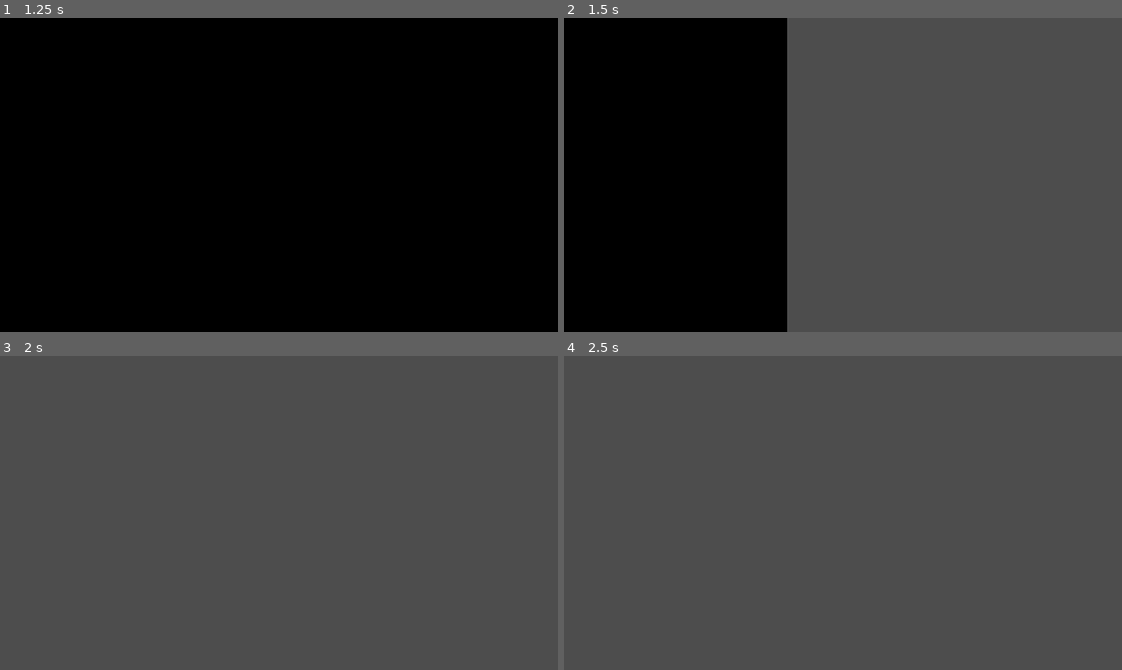
Above: before the commit, frames 1-4 (two rows, left to right).
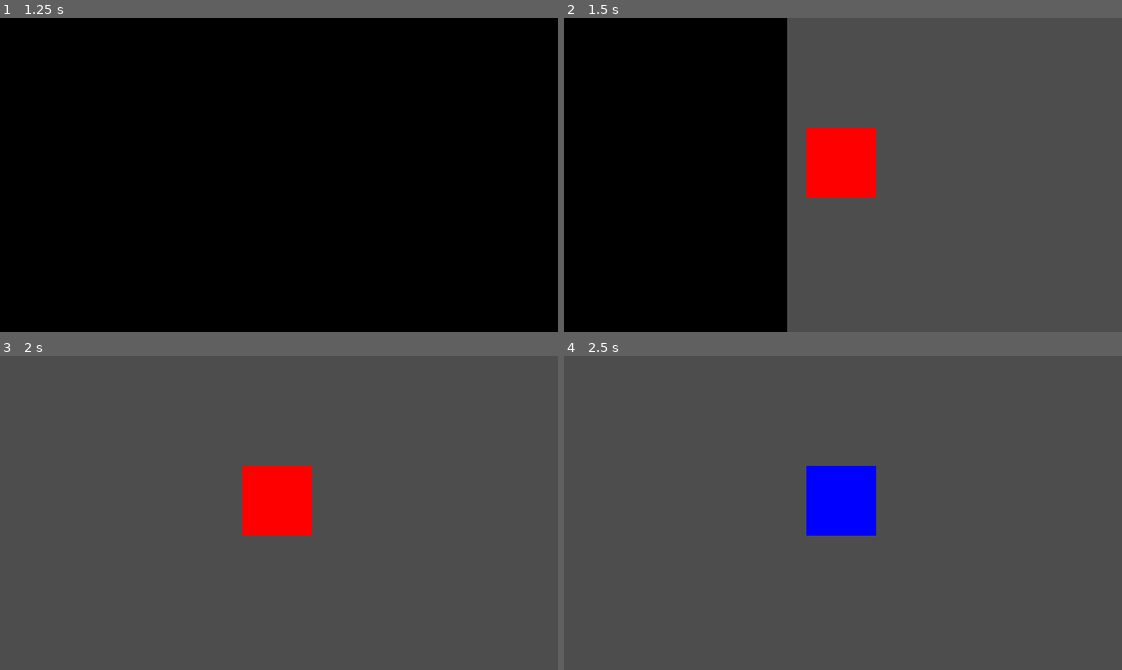
Above: after the commit, the same moments.

Repository: vitorascorrea/gmtk-jam-2024
Game: Godot game, scene res://screens/start_screen.tscn
Same seed, same stepped clock (60 frames per second), same inputs: the game is played once before the commit and once after it.
Inputs:
- Up to frame 1 (1.25 s): click "Start" at 0.5 s
- Up to frame 2 (1.5 s): tap Enter at 1.25 s
- Up to frame 3 (2 s): no input
- Up to frame 4 (2.5 s): tap Space at 2 s; hold Left (ui_left) from 2.03 s (still down)

Frame 1 is identical in both runs. In frame 2, 2.8% of the frame differs, in the area x 43-56%, y 35-58%; in frame 3, 2.8%; in frame 4, 2.8%.

Commit message:
Add base state machine

Diff:
--- a/dummy_scene.tscn
+++ b/dummy_scene.tscn
@@ -1,6 +1,7 @@
-[gd_scene load_steps=2 format=3 uid="uid://dbjbvg5qkdwa3"]
+[gd_scene load_steps=3 format=3 uid="uid://dbjbvg5qkdwa3"]
 
 [ext_resource type="PackedScene" uid="uid://dlbme2uvym6ce" path="res://screens/pause_menu.tscn" id="1_5eebt"]
+[ext_resource type="PackedScene" uid="uid://dd1ow35lkxmgb" path="res://entities/state_machine_example/state_machine_example.tscn" id="2_6vqfn"]
 
 [node name="DummyScene" type="Node2D"]
 
@@ -8,3 +9,5 @@
 visible = false
 offset_right = 320.0
 offset_bottom = 180.0
+
+[node name="StateMachineExample" parent="." instance=ExtResource("2_6vqfn")]
--- /dev/null
+++ b/entities/state_machine_example/blue_state.gd
@@ -0,0 +1,13 @@
+class_name BlueState extends State
+
+@export var color_rect: ColorRect
+@export var red_state: RedState
+
+
+func enter():
+	color_rect.color = Color.BLUE
+
+
+func update(delta: float) -> void:
+	if Input.is_action_just_pressed("ui_left"):
+		transitioned.emit(red_state)
--- /dev/null
+++ b/entities/state_machine_example/red_state.gd
@@ -0,0 +1,13 @@
+class_name RedState extends State
+
+@export var color_rect: ColorRect
+@export var blue_state: BlueState
+
+
+func enter():
+	color_rect.color = Color.RED
+
+
+func update(delta: float) -> void:
+	if Input.is_action_just_pressed("ui_left"):
+		transitioned.emit(blue_state)
--- /dev/null
+++ b/entities/state_machine_example/state_machine_example.tscn
@@ -0,0 +1,27 @@
+[gd_scene load_steps=4 format=3 uid="uid://dd1ow35lkxmgb"]
+
+[ext_resource type="Script" path="res://helpers/state_machine.gd" id="1_qvtgj"]
+[ext_resource type="Script" path="res://entities/state_machine_example/red_state.gd" id="2_n18f3"]
+[ext_resource type="Script" path="res://entities/state_machine_example/blue_state.gd" id="3_83ecg"]
+
+[node name="StateMachineExample" type="Node2D"]
+
+[node name="ColorRect" type="ColorRect" parent="."]
+offset_left = 139.0
+offset_top = 63.0
+offset_right = 179.0
+offset_bottom = 103.0
+
+[node name="StateMachine" type="Node" parent="ColorRect" node_paths=PackedStringArray("starting_state")]
+script = ExtResource("1_qvtgj")
+starting_state = NodePath("RedState")
+
+[node name="RedState" type="Node" parent="ColorRect/StateMachine" node_paths=PackedStringArray("color_rect", "blue_state")]
+script = ExtResource("2_n18f3")
+color_rect = NodePath("../..")
+blue_state = NodePath("../BlueState")
+
+[node name="BlueState" type="Node" parent="ColorRect/StateMachine" node_paths=PackedStringArray("color_rect", "red_state")]
+script = ExtResource("3_83ecg")
+color_rect = NodePath("../..")
+red_state = NodePath("../RedState")
--- /dev/null
+++ b/helpers/state.gd
@@ -0,0 +1,20 @@
+class_name State extends Node
+
+
+signal transitioned
+
+
+func enter():
+	pass
+
+
+func exit():
+	pass
+
+
+func update(delta: float):
+	pass
+
+
+func physics_update(delta: float):
+	pass
--- /dev/null
+++ b/helpers/state_machine.gd
@@ -0,0 +1,35 @@
+class_name StateMachine extends Node
+
+
+@export var starting_state: State
+
+var states: Array[State] = []
+var current_state: State
+
+
+func _ready():
+	for child in get_children():
+		if child is State:
+			states.append(child)
+			child.connect("transitioned", _on_state_transitioned)
+
+	current_state = starting_state
+
+	current_state.enter()
+
+
+func _process(delta: float) -> void:
+	if current_state:
+		current_state.update(delta)
+
+
+func _physics_process(delta: float) -> void:
+	if current_state:
+		current_state.physics_update(delta)
+
+
+func _on_state_transitioned(new_state: State):
+	current_state.exit()
+	new_state.enter()
+
+	current_state = new_state
